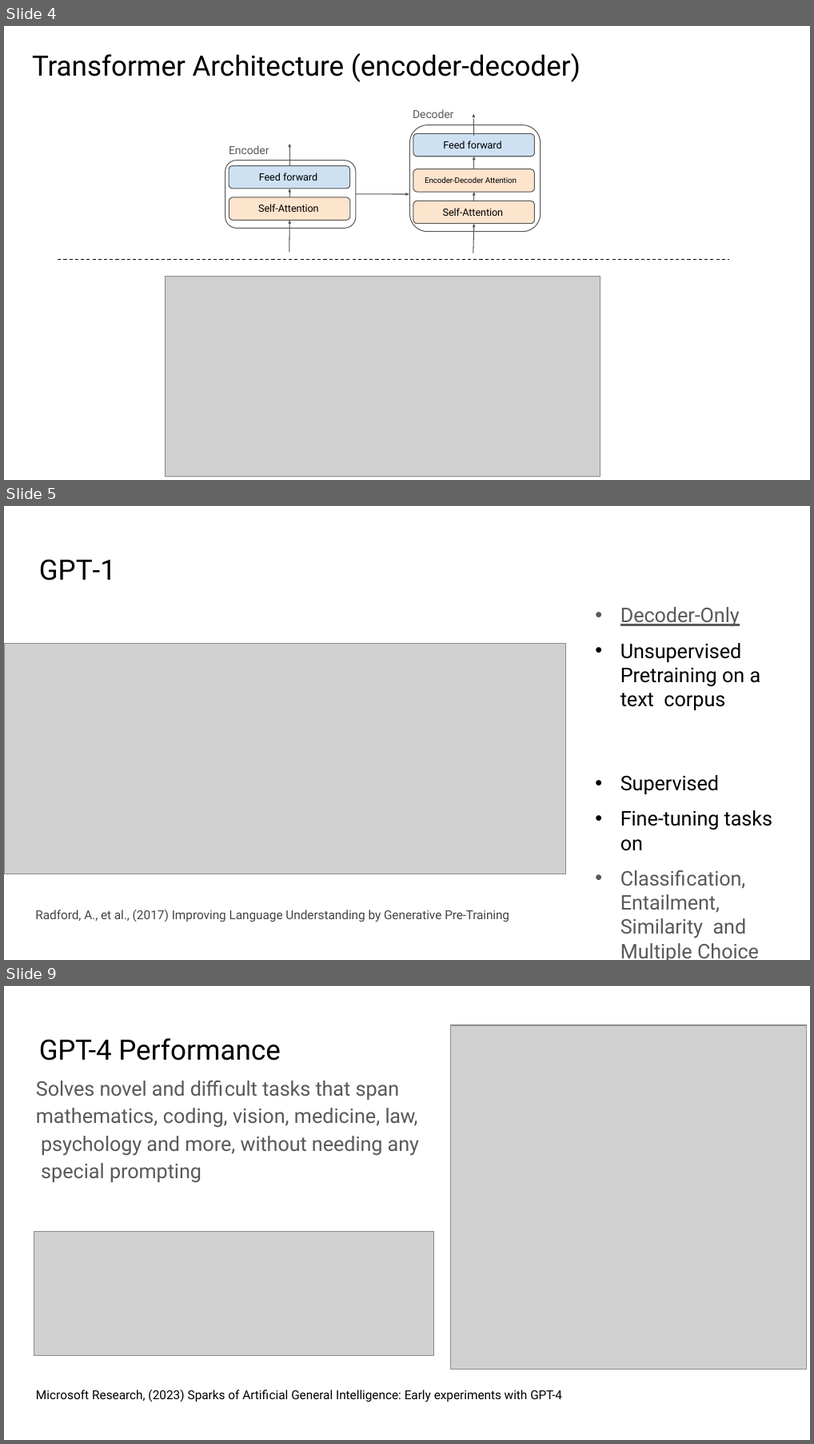
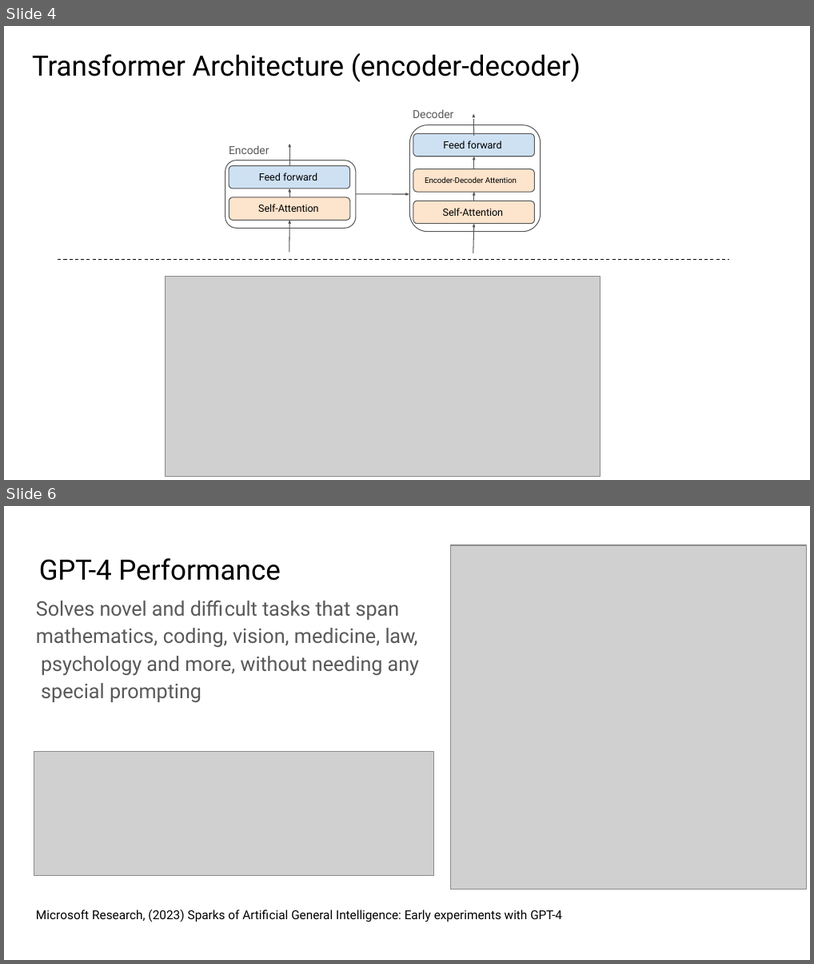
Before and after one commit to tmehtiyev2019/llm-api-tm, a slide deck: Project Presentation-Tural Mehtiyev.pptx. Shown one above the other, each under a label of ours: slides 4, 5 and 9 before the commit, slides 4 and 6 after it; the slides between them are not shown. The pictures are 814x1444 and 814x964 pixels, drawn with LibreOffice and Linux fonts; fonts in the diff are those of the drawing; grey boxes stand for pictures; background and template pictures are left out. Boxes give left, top, right and bottom in pixels: in the first picture for what was removed or moved away, otherwise in the second. Text is boxed around its words. In the diff, an @@ line names an element or a change of style, - is before the commit and + after.

```diff
--- a/Project Presentation-Tural Mehtiyev.pptx
+++ b/Project Presentation-Tural Mehtiyev.pptx
@@ slide 5 removed at bbox=[4, 506, 810, 960], background #FFFFFF @@
@@ title removed at bbox=[39, 559, 116, 580] @@
-GPT-1
@@ text removed at bbox=[621, 607, 773, 960] @@
-• Decoder-Only
-• Unsupervised Pretraining on a text corpus
-• Supervised
-• Fine-tuning tasks on
-• Classification, Entailment, Similarity and Multiple Choice
@@ picture removed at bbox=[4, 644, 566, 874] @@
@@ text removed at bbox=[35, 909, 510, 922] @@
-Radford, A., et al., (2017) Improving Language Understanding by Generative Pre-Training
@@ what was slide 9 is now slide 6 @@
```
Also in this commit, not shown: 1 slide changed, 2 other slides removed.
